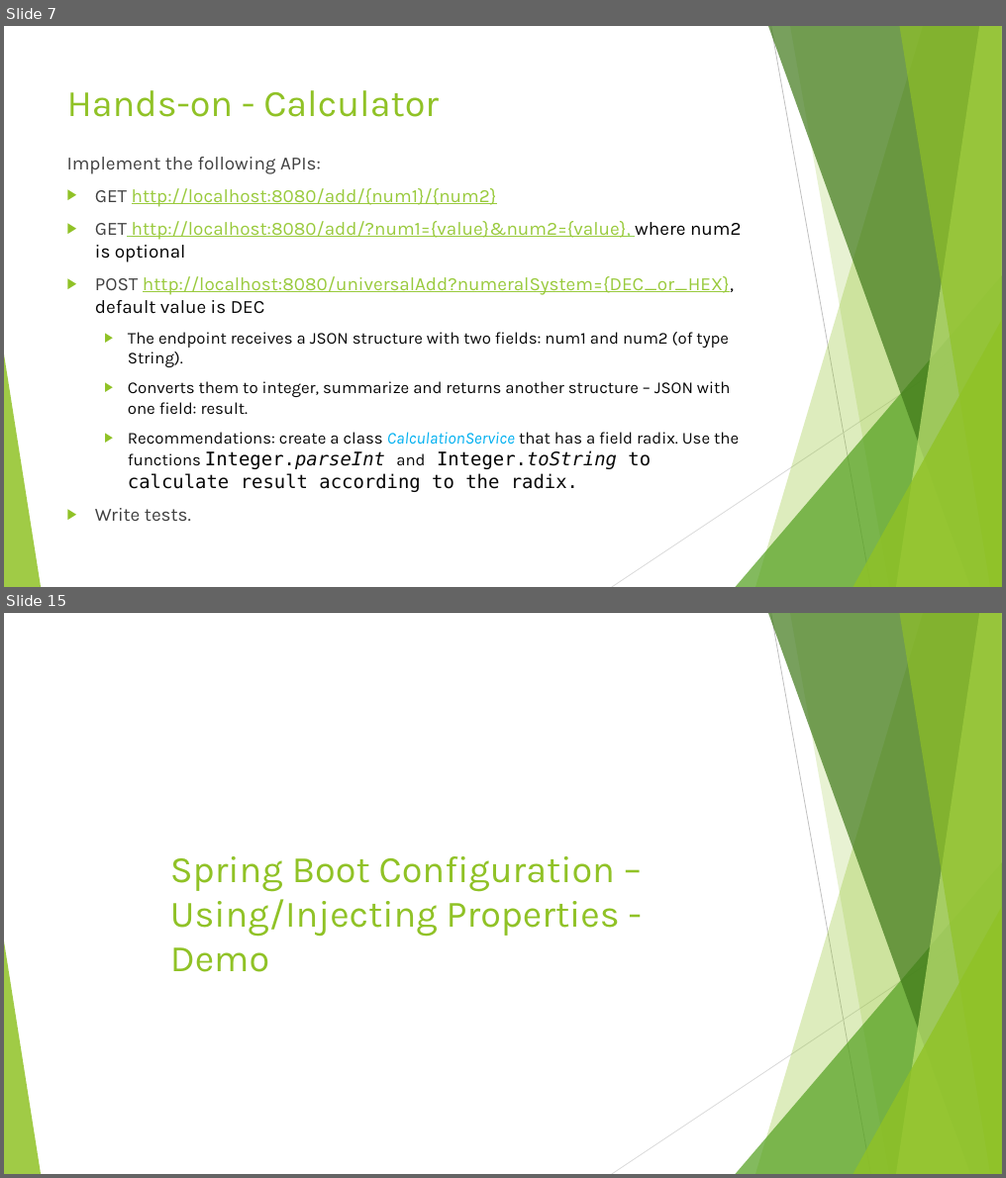
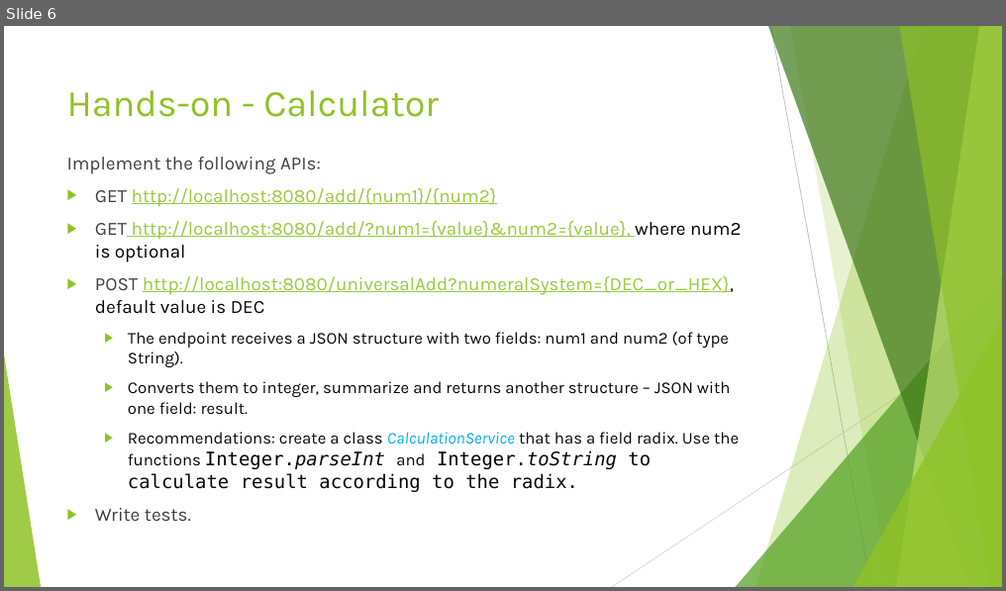
Before and after one commit to idanshal/sb-todo-app-tdp, a slide deck: course_data/presentations/practical_spring_boot_for_tdp_02.pptx. Shown one above the other, each under a label of ours: slides 7 and 15 before the commit, slide 6 after it; the slides between them are not shown. The pictures are 1006x1178 and 1006x591 pixels, drawn with LibreOffice and Linux fonts; fonts in the diff are those of the drawing. Boxes give left, top, right and bottom in pixels: in the first picture for what was removed or moved away, otherwise in the second. Text is boxed around its words. In the diff, an @@ line names an element or a change of style, - is before the commit and + after.

Commit message:
update configuration

```diff
--- a/course_data/presentations/practical_spring_boot_for_tdp_02.pptx
+++ b/course_data/presentations/practical_spring_boot_for_tdp_02.pptx
@@ slide 15 removed at (x1=4, y1=613, x2=1002, y2=1174), background #FFFFFF; not listed: 10 template elements that a slide beside it also shows @@
@@ title removed at (x1=170, y1=857, x2=620, y2=972) @@
-Spring Boot Configuration – Using/Injecting Properties - Demo
@@ what was slide 7 is now slide 6 @@
```
Also in this commit, not shown: 23 other slides removed.
